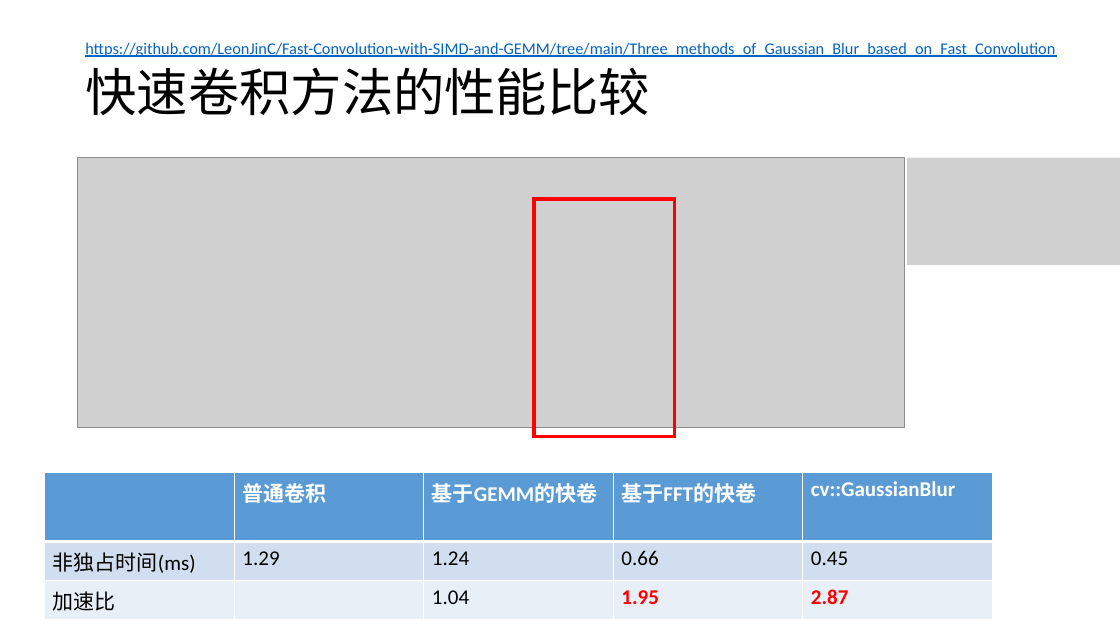
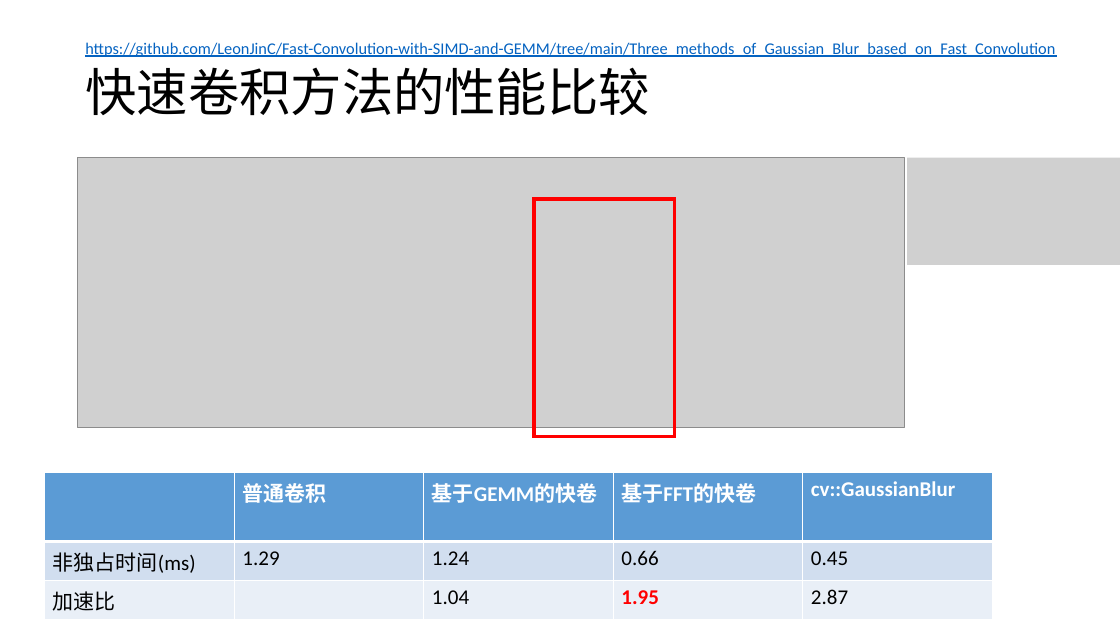
Before and after one commit to LeonJinC/Fast-Convolution-with-SIMD-and-GEMM, a slide deck: slide 29 of 结合SIMD和GEMM的快速卷积及其在高斯模糊中的应用.pptx. Drawn at 1120x630 pixels with LibreOffice and Linux fonts; fonts in the diff are those of the drawing; grey boxes stand for pictures. Boxes give left, top, right and bottom in pixels: in the first picture for what was removed or moved away, otherwise in the second. Text is boxed around its words. In the diff, an @@ line names an element or a change of style, - is before the commit and + after.

```diff
--- a/结合SIMD和GEMM的快速卷积及其在高斯模糊中的应用.pptx
+++ b/结合SIMD和GEMM的快速卷积及其在高斯模糊中的应用.pptx
@@ table at (45, 472, 994, 615) @@
@@ text colour #FF0000 to #000000, bold off in "2.87" @@
```
Also in this commit, not shown: 8 other slides changed, 1 other file.
